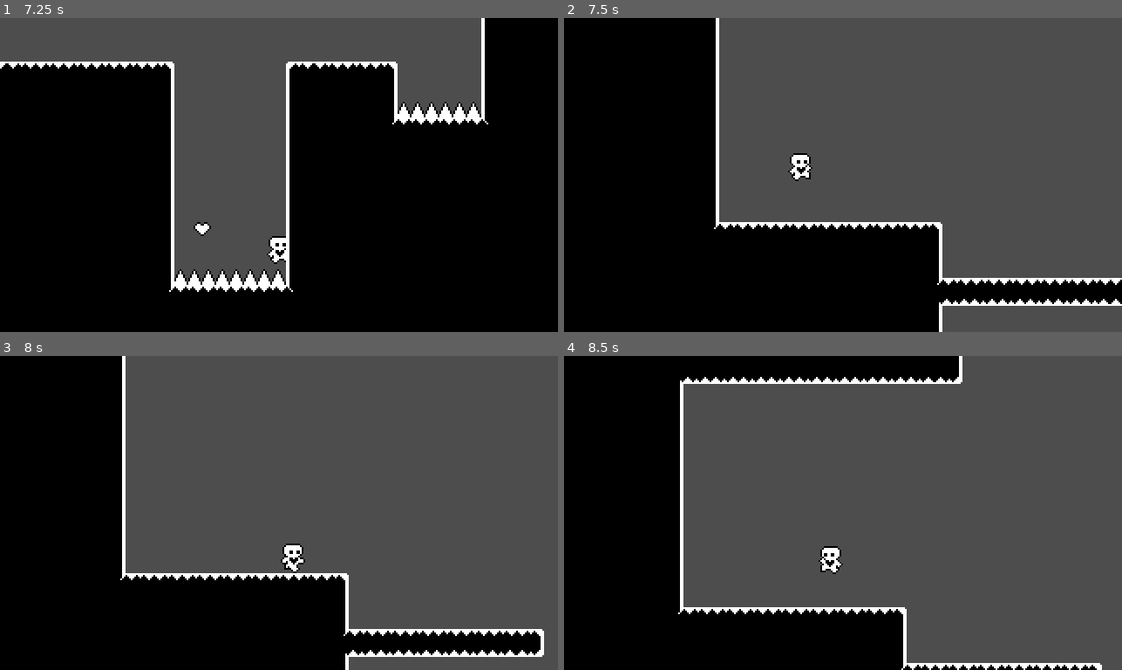
Above: before the commit, frames 1-4 (two rows, left to right).
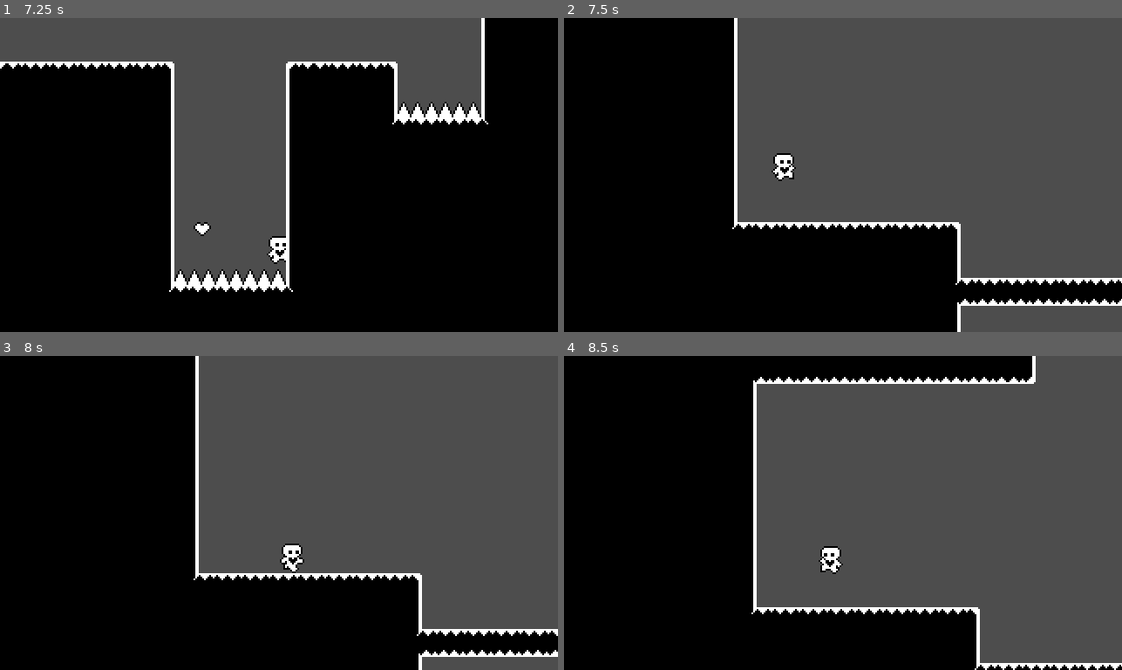
Above: after the commit, the same moments.

Repository: josed5001/heartPlatformerha
Game: Godot game, scene res://scenes/level_two.tscn
Two runs of this game, one before a commit and one after it. Both use one fixed random seed, a clock stepped at 60 frames per second and the inputs below. This scene is started directly instead of the project's main scene.
Inputs:
- Up to frame 1 (7.25 s): hold D (action_right) 0.53-2.03 s; tap Space (action_space) every 0.75 s from 0.6 to 6.6 s; hold A (action_left) 2.03-4.28 s; hold D (action_right) from 4.28 s (still down)
- Up to frame 2 (7.5 s): keep holding D (action_right); tap Space (action_space) at 7.35 s
- Up to frame 3 (8 s): keep holding D (action_right)
- Up to frame 4 (8.5 s): release D (action_right) at 8.03 s; hold A (action_left) from 8.03 s (still down); tap Space (action_space) at 8.1 s

Frame 1 is identical in both runs. In frame 2, 4.6% of the frame differs, in the area x 26-100%, y 0-100%; in frame 3, 14%; in frame 4, 14%, in the area x 20-100%, y 0-100%.

Commit message:
Part12
fix walljump

Diff:
--- a/scenes/player.tscn
+++ b/scenes/player.tscn
@@ -105,6 +105,10 @@
 wait_time = 0.1
 one_shot = true
 
+[node name="WallJumpTimer" type="Timer" parent="."]
+wait_time = 0.1
+one_shot = true
+
 [node name="Camera2D" type="Camera2D" parent="."]
 position = Vector2(2.08165e-12, -32)
 process_callback = 0
--- a/scripts/player.gd
+++ b/scripts/player.gd
@@ -7,9 +7,12 @@
 var air_jump =  false
 var just_wall_jumped = false
 var gravity = ProjectSettings.get_setting("physics/2d/default_gravity")
+var was_wall_normal = Vector2.ZERO
+
 @onready var animated_sprite_2d = $AnimatedSprite2D
 @onready var coyote_jump_timer = $CoyoteJumpTimer
 @onready var starting_position = global_position
+@onready var wall_jump_timer = $WallJumpTimer
 
 
 func _physics_process(delta):
@@ -25,19 +28,27 @@
 	apply_air_resistance(input_axis, delta)
 	update_animations(input_axis)
 	var was_on_floor = is_on_floor()
+	var was_on_wall = is_on_wall_only()
+	if was_on_wall:
+		was_wall_normal = get_wall_normal()
 	move_and_slide()
 	var just_left_ledge = was_on_floor and not is_on_floor() and velocity.y >= 0
 	if just_left_ledge:
 		coyote_jump_timer.start()
 	just_wall_jumped =  false
+	var just_left_wall = was_on_wall and not is_on_wall()
+	if just_left_wall:
+		wall_jump_timer.start()
 
 func apply_gravity(delta):
 	if not is_on_floor():
 		velocity.y += gravity * movement_data.gravity_scale * delta
 
 func handle_wall_jump():
-	if not is_on_wall_only()	: return
+	if not is_on_wall_only() and wall_jump_timer.time_left <= 0.0: return
 	var wall_normal = get_wall_normal()
+	if wall_jump_timer.time_left > 0.0:
+		wall_normal = was_wall_normal
 	if Input.is_action_just_pressed("action_space"):
 		velocity.x = wall_normal.x * movement_data.speed
 		velocity.y = movement_data.jump_velocity
